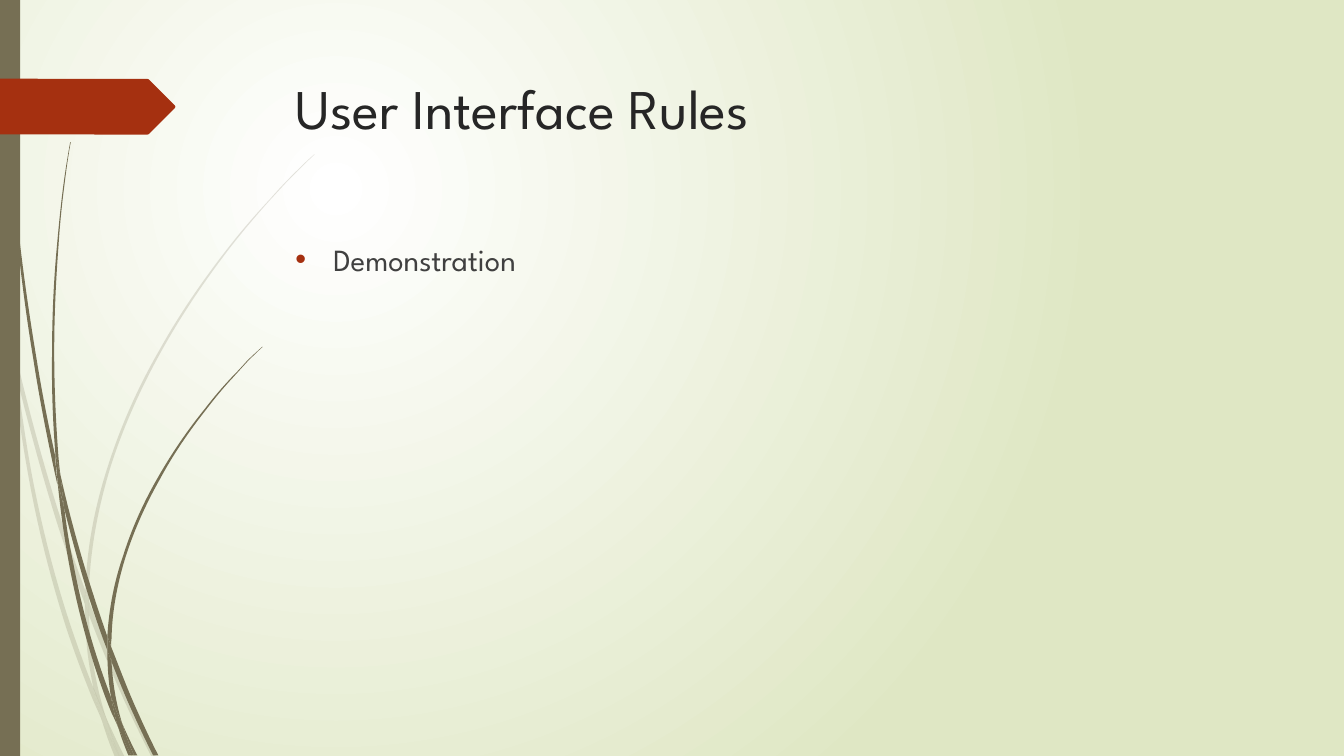
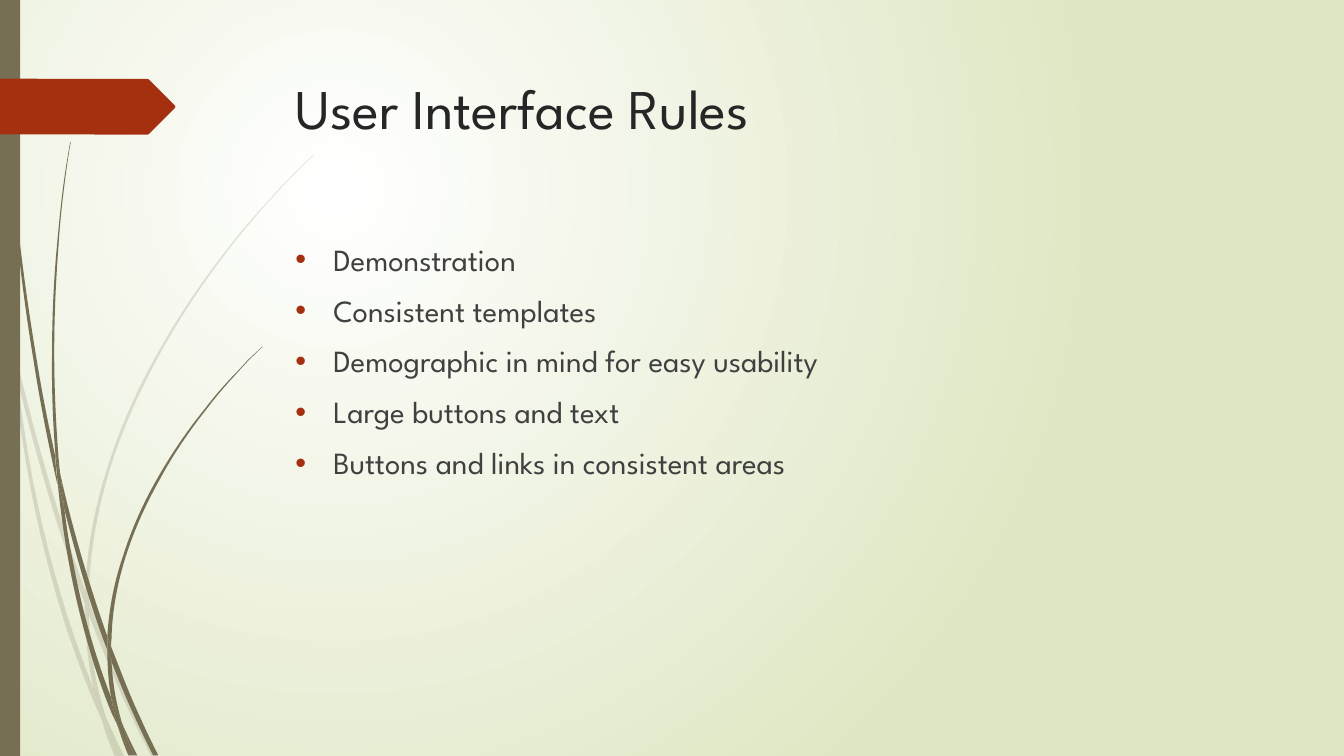
Before and after one commit to cs480GroupCAKE/PIEWebsite, a slide deck: slide 8 of Presentation/Presentation Two/PresentationRevised.pptx. Drawn at 1344x756 pixels with LibreOffice and Linux fonts; fonts in the diff are those of the drawing. Boxes give left, top, right and bottom in pixels: in the first picture for what was removed or moved away, otherwise in the second. Text is boxed around its words. In the diff, an @@ line names an element or a change of style, - is before the commit and + after.

```diff
--- a/Presentation/Presentation Two/PresentationRevised.pptx
+++ b/Presentation/Presentation Two/PresentationRevised.pptx
@@ text at (333,301,817,475): paragraphs added @@
+• Consistent templates
+• Demographic in mind for easy usability
+• Large buttons and text
+• Buttons and links in consistent areas
```
Also in this commit, not shown: 1 other slide changed.
